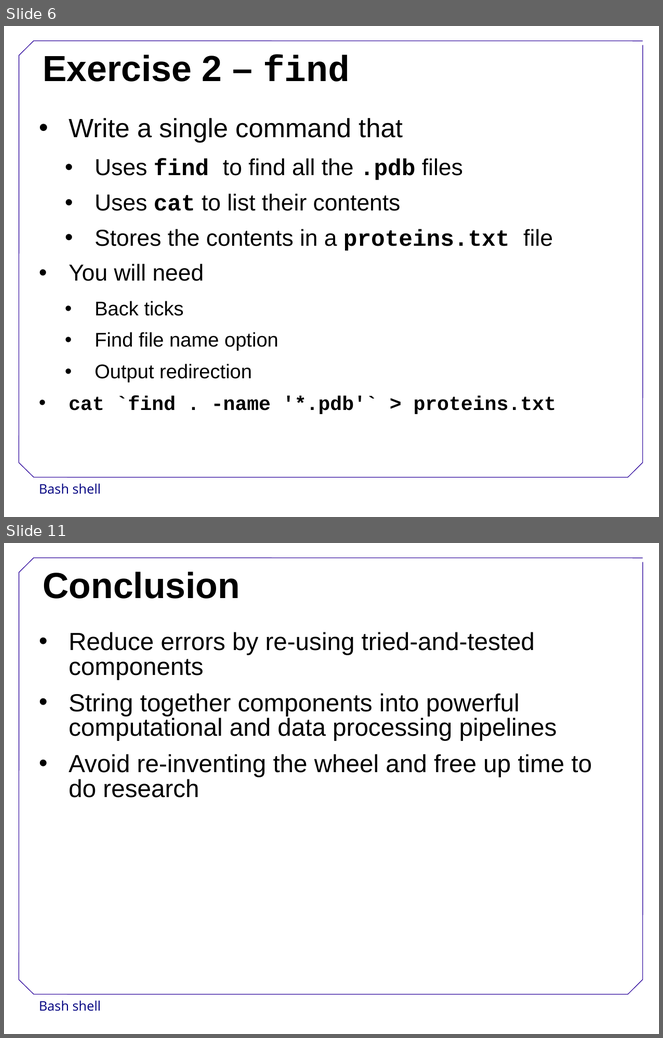
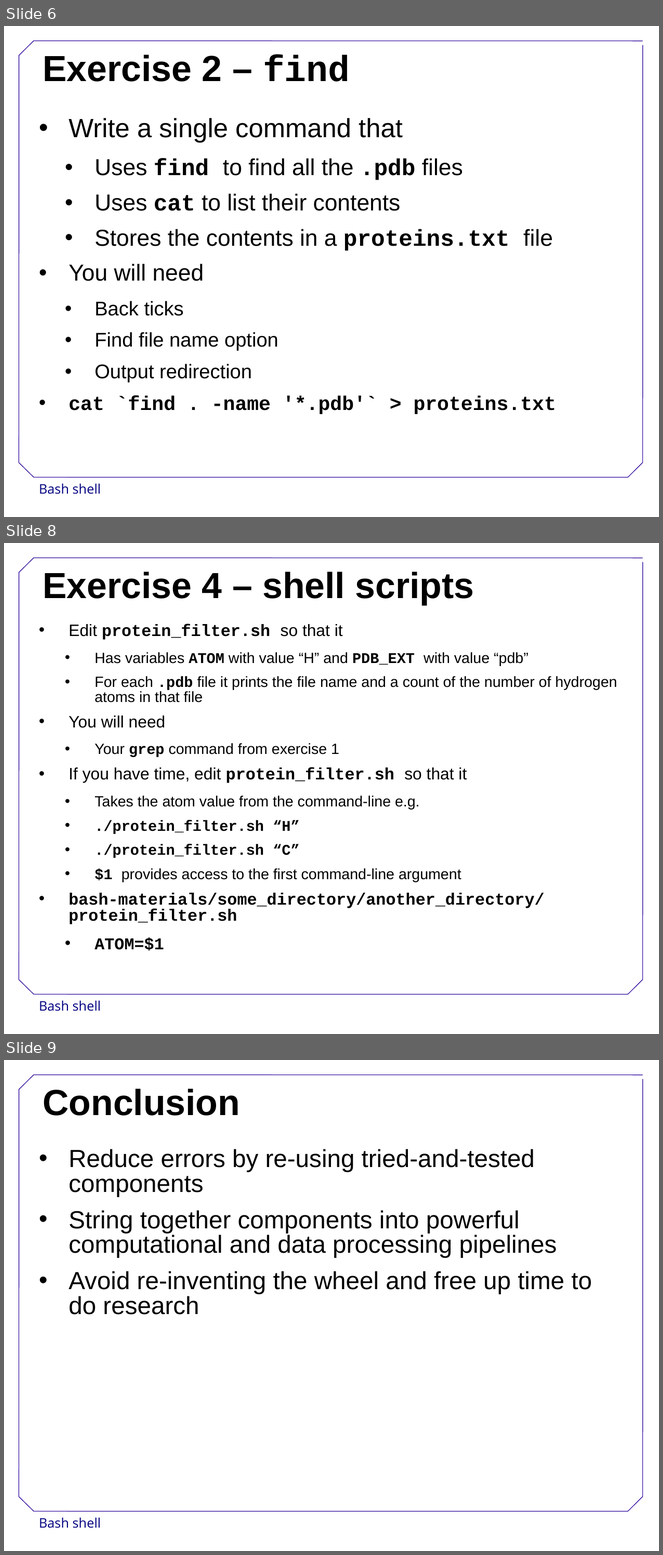
Before and after one commit to swcarpentry/DEPRECATED-boot-camps, a slide deck: BashShell.ppt. Shown one above the other, each under a label of ours: slides 6 and 11 before the commit, slides 6, 8 and 9 after it; the slides between them are not shown. The pictures are 663x1038 and 663x1555 pixels, drawn with LibreOffice and Linux fonts; fonts in the diff are those of the drawing; background and template pictures are left out. Boxes give left, top, right and bottom in pixels: in the first picture for what was removed or moved away, otherwise in the second. Text is boxed around its words. In the diff, an @@ line names an element or a change of style, - is before the commit and + after.

Commit message:
First complete version of bash presentation, script and exercises.

```diff
--- a/BashShell.ppt
+++ b/BashShell.ppt
@@ slide 8 added at [4,543,659,1034], background #FFFFFF; not listed: 9 template elements that a slide beside it also shows @@
@@ title added at [42,572,474,605], 44 pt, text #000000, bold @@
+Exercise 4 – shell scripts
@@ text added at [68,624,617,951], 18 pt, text #000000 @@
+• Edit protein_filter.sh so that it
+  • Has variables ATOM with value “H” and PDB_EXT with value “pdb”
+  • For each .pdb file it prints the file name and a count of the number of hydrogen atoms in that file
+• You will need
+  • Your grep command from exercise 1
+• If you have time, edit protein_filter.sh so that it
+  • Takes the atom value from the command-line e.g.
+  • ./protein_filter.sh “H”
+  • ./protein_filter.sh “C”
+  • $1 provides access to the first command-line argument
+• bash-materials/some_directory/another_directory/protein_filter.sh
+  • ATOM=$1
@@ what was slide 11 is now slide 9 @@
```
Also in this commit, not shown: 1 slide changed, 3 slides removed, 19 other files.
